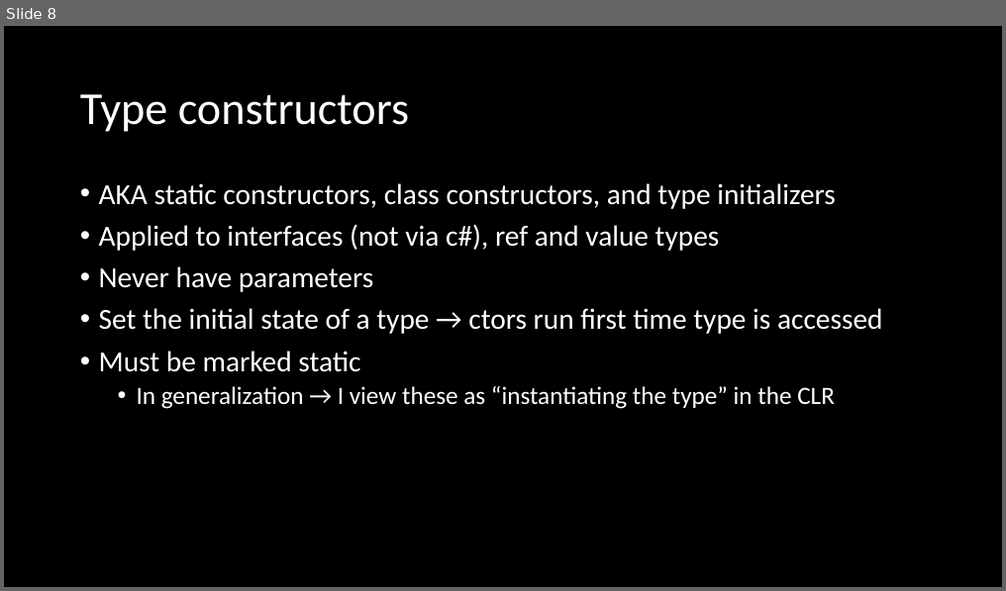
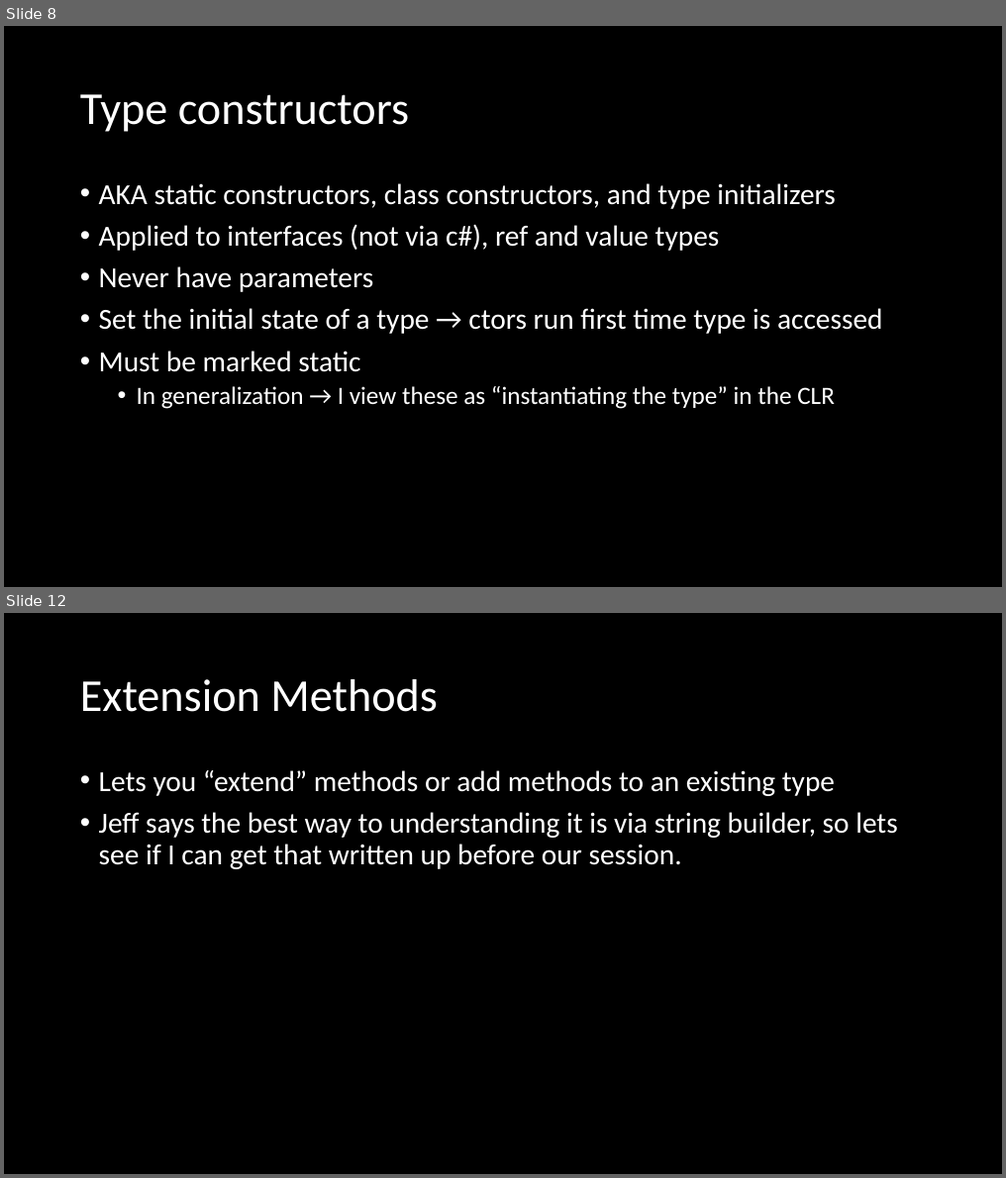
Before and after one commit to microsoft/Flash_University, a slide deck: CLR_via_CSharp/Chapter8/Methods.pptx. Shown one above the other, each under a label of ours: slide 8 before the commit, slides 8 and 12 after it; the slides between them are not shown. The pictures are 1006x591 and 1006x1178 pixels, drawn with LibreOffice and Linux fonts; fonts in the diff are those of the drawing. Boxes give left, top, right and bottom in pixels: in the first picture for what was removed or moved away, otherwise in the second. Text is boxed around its words. In the diff, an @@ line names an element or a change of style, - is before the commit and + after.

Commit message:
adding basics for extension method

```diff
--- a/CLR_via_CSharp/Chapter8/Methods.pptx
+++ b/CLR_via_CSharp/Chapter8/Methods.pptx
@@ slide 12 added at (4,613,1002,1174), background #000000 @@
@@ title added at (80,679,438,712), 44 pt, text #FFFFFF @@
+Extension Methods
@@ text added at (99,770,897,869), 28 pt, text #FFFFFF @@
+• Lets you “extend” methods or add methods to an existing type
+• Jeff says the best way to understanding it is via string builder, so lets see if I can get that written up before our session.
```
Also in this commit, not shown: 1 slide changed, 3 other slides added, 9 other files.
